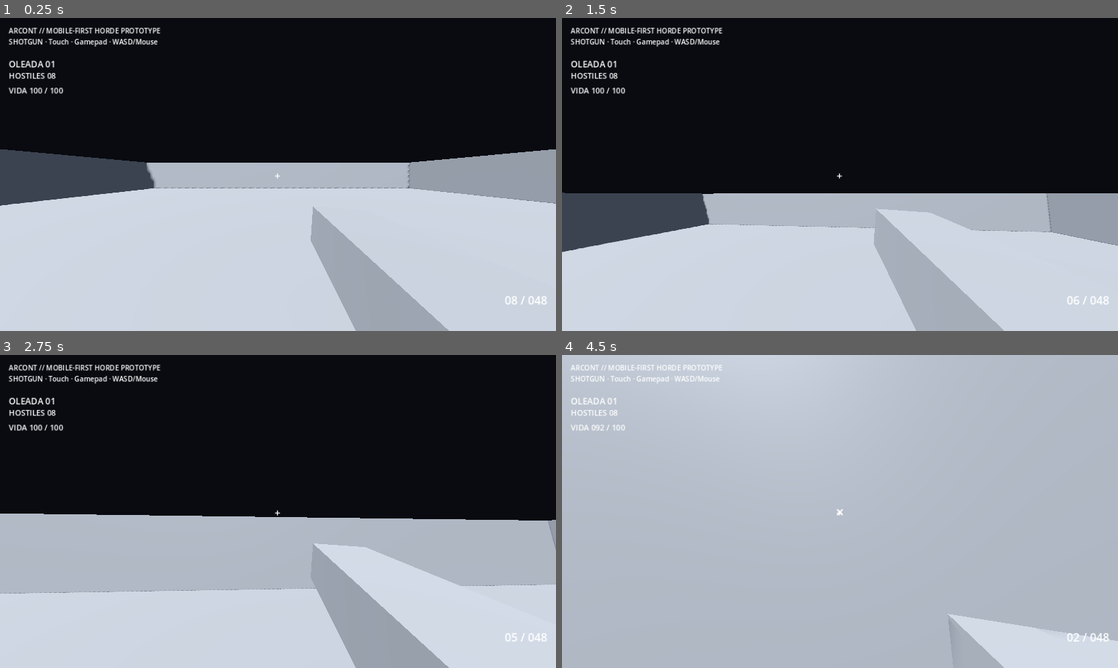
Above: before the commit, frames 1-4 (two rows, left to right).
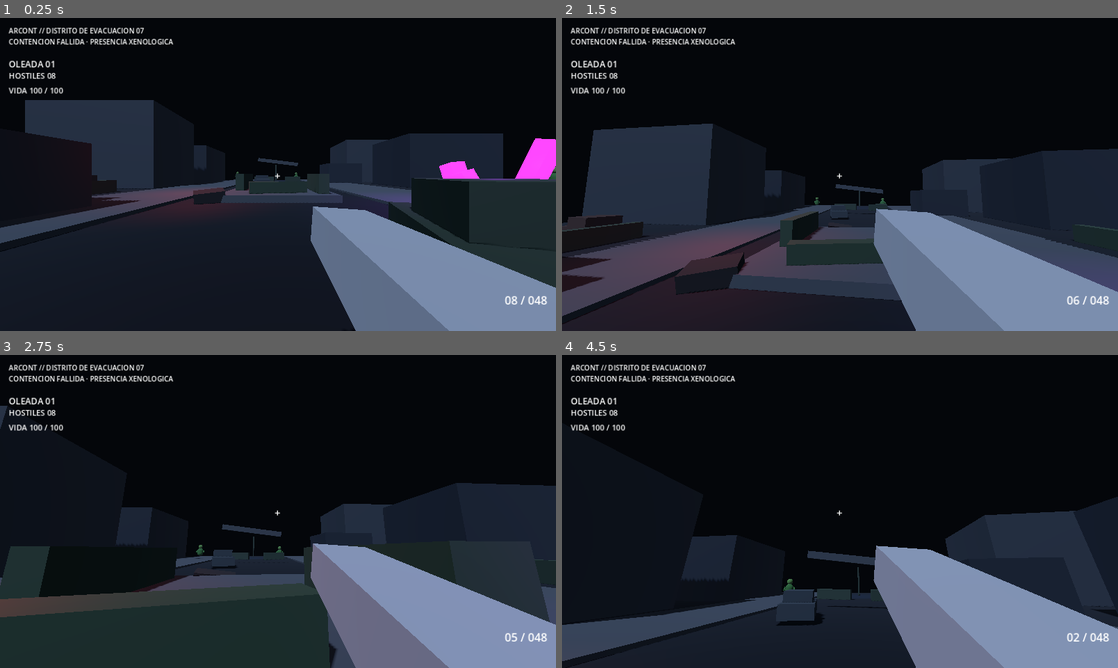
Above: after the commit, the same moments.

Repository: heliossamuelhernandezreyes/Arcont
Game: Godot game, scene res://scenes/main.tscn
The game is run twice, just before and just after one commit, with the same random seed, the same clock (stepped at 60 frames per second) and the same inputs.
Inputs (mouse positions are in pixels of both pictures, inside the frame that each line leads up to):
- Up to frame 1 (0.25 s): no input
- Up to frame 2 (1.5 s): tap Enter at 0.5 s; move the mouse to (867, 174) at 0.52 s; hold Shift (sprint) 0.53-1.28 s; hold W (move_forward) from 0.53 s (still down); click (867, 174) at 0.67 s; tap Space (jump) at 0.77 s; move the mouse to (812, 174) at 1.27 s; tap Shift (sprint) at 1.35 s; click (812, 174) at 1.42 s
- Up to frame 3 (2.75 s): keep holding W (move_forward); tap Space (jump) at 1.52 s; move the mouse to (289, 505) at 2.02 s; hold Shift (sprint) from 2.03 s (still down); click (289, 505) at 2.17 s
- Up to frame 4 (4.5 s): keep holding W (move_forward); move the mouse to (834, 517) at 2.77 s; release Shift (sprint) at 2.78 s; tap Shift (sprint) at 2.85, 4.35 s; click (834, 517) at 2.92 s; tap Space (jump) at 3.02, 3.77 s; move the mouse to (878, 514) at 3.52 s; hold Shift (sprint) 3.53-4.28 s; click (878, 514) at 3.67 s; move the mouse to (795, 508) at 4.27 s; click (795, 508) at 4.42 s

The runs differ from the first frame. In frame 1, 61% of the frame differs, in the area x 0-100%, y 3-100%; in frame 2, 52%; in frame 3, 53%; in frame 4, 100%, in the area x 0-100%, y 0-100%.

Commit message:
feat: replace box arena with invaded urban district

Diff:
--- a/scenes/main.tscn
+++ b/scenes/main.tscn
@@ -6,18 +6,7 @@
 [ext_resource path="res://scripts/weapon.gd" type="Script" id="4_weapon"]
 [ext_resource path="res://scripts/performance_budget.gd" type="Script" id="5_budget"]
 [ext_resource path="res://scripts/combat_feedback.gd" type="Script" id="6_feedback"]
-
-[sub_resource type="BoxMesh" id="BoxFloor"]
-size = Vector3(30, 0.2, 30)
-
-[sub_resource type="BoxShape3D" id="ShapeFloor"]
-size = Vector3(30, 0.2, 30)
-
-[sub_resource type="BoxMesh" id="BoxWall"]
-size = Vector3(30, 3, 0.4)
-
-[sub_resource type="BoxShape3D" id="ShapeWall"]
-size = Vector3(30, 3, 0.4)
+[ext_resource path="res://scripts/urban_environment.gd" type="Script" id="7_environment"]
 
 [sub_resource type="CapsuleShape3D" id="PlayerShape"]
 radius = 0.4
@@ -28,10 +17,16 @@
 
 [sub_resource type="Environment" id="Env"]
 background_mode = 1
-background_color = Color(0.035, 0.045, 0.065, 1)
+background_color = Color(0.018, 0.025, 0.038, 1)
 ambient_light_source = 3
-ambient_light_color = Color(0.55, 0.62, 0.72, 1)
-ambient_light_energy = 0.65
+ambient_light_color = Color(0.34, 0.40, 0.50, 1)
+ambient_light_energy = 0.72
+fog_enabled = true
+fog_light_color = Color(0.15, 0.18, 0.24, 1)
+fog_light_energy = 0.55
+fog_density = 0.012
+fog_height = 0.0
+fog_height_density = 0.06
 
 [node name="Main" type="Node3D"]
 script = ExtResource("2_main")
@@ -42,54 +37,30 @@
 [node name="CombatFeedback" type="Node" parent="."]
 script = ExtResource("6_feedback")
 
+[node name="UrbanDistrict" type="Node3D" parent="."]
+script = ExtResource("7_environment")
+
 [node name="WorldEnvironment" type="WorldEnvironment" parent="."]
 environment = SubResource("Env")
 
-[node name="Sun" type="DirectionalLight3D" parent="."]
-rotation_degrees = Vector3(-55, -30, 0)
-light_energy = 1.2
+[node name="MoonLight" type="DirectionalLight3D" parent="."]
+rotation_degrees = Vector3(-52, -28, 0)
+light_color = Color(0.66, 0.74, 0.88, 1)
+light_energy = 1.05
 shadow_enabled = true
+directional_shadow_max_distance = 55.0
 
-[node name="Floor" type="StaticBody3D" parent="."]
-[node name="Mesh" type="MeshInstance3D" parent="Floor"]
-mesh = SubResource("BoxFloor")
-[node name="Collision" type="CollisionShape3D" parent="Floor"]
-shape = SubResource("ShapeFloor")
-
-[node name="NorthWall" type="StaticBody3D" parent="."]
-position = Vector3(0, 1.5, -15)
-[node name="Mesh" type="MeshInstance3D" parent="NorthWall"]
-mesh = SubResource("BoxWall")
-[node name="Collision" type="CollisionShape3D" parent="NorthWall"]
-shape = SubResource("ShapeWall")
-
-[node name="SouthWall" type="StaticBody3D" parent="."]
-position = Vector3(0, 1.5, 15)
-[node name="Mesh" type="MeshInstance3D" parent="SouthWall"]
-mesh = SubResource("BoxWall")
-[node name="Collision" type="CollisionShape3D" parent="SouthWall"]
-shape = SubResource("ShapeWall")
-
-[node name="WestWall" type="StaticBody3D" parent="."]
-position = Vector3(-15, 1.5, 0)
-rotation_degrees = Vector3(0, 90, 0)
-[node name="Mesh" type="MeshInstance3D" parent="WestWall"]
-mesh = SubResource("BoxWall")
-[node name="Collision" type="CollisionShape3D" parent="WestWall"]
-shape = SubResource("ShapeWall")
-
-[node name="EastWall" type="StaticBody3D" parent="."]
-position = Vector3(15, 1.5, 0)
-rotation_degrees = Vector3(0, 90, 0)
-[node name="Mesh" type="MeshInstance3D" parent="EastWall"]
-mesh = SubResource("BoxWall")
-[node name="Collision" type="CollisionShape3D" parent="EastWall"]
-shape = SubResource("ShapeWall")
+[node name="EmergencyLight" type="OmniLight3D" parent="."]
+position = Vector3(-6.0, 3.5, 5.0)
+light_color = Color(1, 0.12, 0.07, 1)
+light_energy = 1.8
+omni_range = 10.0
+shadow_enabled = false
 
 [node name="Enemies" type="Node3D" parent="."]
 
 [node name="Player" type="CharacterBody3D" parent="." groups=["player"]]
-position = Vector3(0, 1.05, 7)
+position = Vector3(0, 1.05, 19)
 script = ExtResource("1_player")
 [node name="Collision" type="CollisionShape3D" parent="Player"]
 shape = SubResource("PlayerShape")
@@ -134,9 +105,9 @@
 [node name="Info" type="Label" parent="HUD"]
 offset_left = 20.0
 offset_top = 18.0
-offset_right = 620.0
+offset_right = 720.0
 offset_bottom = 80.0
-text = "ARCONT // MOBILE-FIRST HORDE PROTOTYPE\nSHOTGUN · Touch · Gamepad · WASD/Mouse"
+text = "ARCONT // DISTRITO DE EVACUACION 07\nCONTENCION FALLIDA · PRESENCIA XENOLOGICA"
 [node name="Wave" type="Label" parent="HUD"]
 offset_left = 20.0
 offset_top = 92.0
Not shown: 1 places in scenes/main.tscn that only renumber resources
